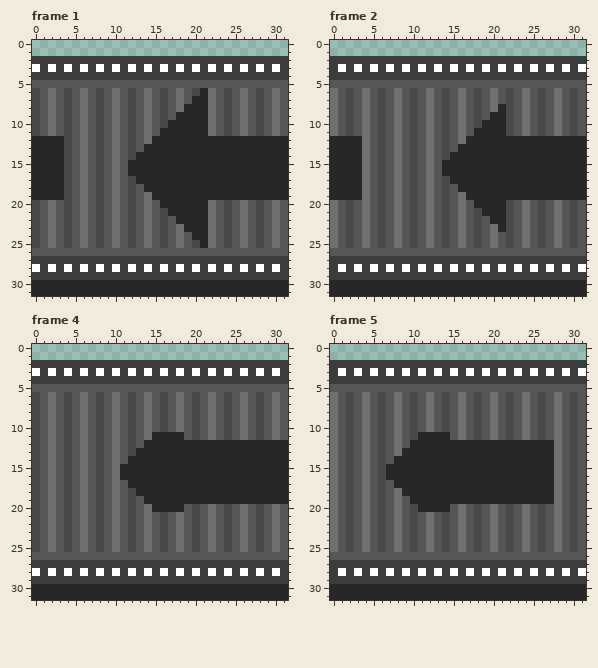
Pixel-art file: Assets/Sprites/Conveyors/left conv.aseprite. This is how it looked before the edit.
32x32 pixels, 10 frames. Shown: frame 1, frame 2, frame 4, frame 5. The commit also changed other frames, which this record leaves out.
New version:
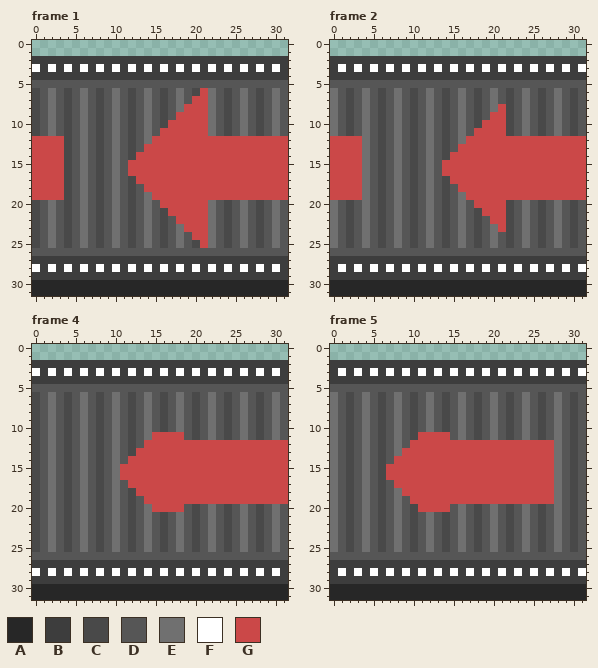
Palette (. is transparent): A #272727  B #3d3d3d  C #494949  D #565656  E #707070  F #ffffff  G #cb4848
From old to new:
Frame 1, layer "Layer 7":
y 6: x 21 A -> G
y 7: x 20..21 AA -> GG
y 8: x 19..21 AAA -> GGG
y 9: x 18..21 AAAA -> GGGG
y 10: x 17..21 AAAAA -> GGGGG
y 11: x 16..21 AAAAAA -> GGGGGG
y 12: x 0..3 AAAA -> GGGG; x 15..31 AAAAAAAAAAAAAAAAA -> GGGGGGGGGGGGGGGGG
y 13: x 0..3 AAAA -> GGGG; x 14..31 AAAAAAAAAAAAAAAAAA -> GGGGGGGGGGGGGGGGGG
y 14: x 0..3 AAAA -> GGGG; x 13..31 AAAAAAAAAAAAAAAAAAA -> GGGGGGGGGGGGGGGGGGG
y 15..16: x 0..3 AAAA -> GGGG; x 12..31 AAAAAAAAAAAAAAAAAAAA -> GGGGGGGGGGGGGGGGGGGG
y 17: x 0..3 AAAA -> GGGG; x 13..31 AAAAAAAAAAAAAAAAAAA -> GGGGGGGGGGGGGGGGGGG
y 18: x 0..3 AAAA -> GGGG; x 14..31 AAAAAAAAAAAAAAAAAA -> GGGGGGGGGGGGGGGGGG
y 19: x 0..3 AAAA -> GGGG; x 15..31 AAAAAAAAAAAAAAAAA -> GGGGGGGGGGGGGGGGG
y 20: x 16..21 AAAAAA -> GGGGGG
y 21: x 17..21 AAAAA -> GGGGG
y 22: x 18..21 AAAA -> GGGG
y 23: x 19..21 AAA -> GGG
y 24: x 20..21 AA -> GG
y 25: x 21 A -> G
Frame 2, layer "Layer 7":
y 8: x 21 A -> G
y 9: x 20..21 AA -> GG
y 10: x 19..21 AAA -> GGG
y 11: x 18..21 AAAA -> GGGG
y 12: x 0..3 AAAA -> GGGG; x 17..31 AAAAAAAAAAAAAAA -> GGGGGGGGGGGGGGG
y 13: x 0..3 AAAA -> GGGG; x 16..31 AAAAAAAAAAAAAAAA -> GGGGGGGGGGGGGGGG
y 14: x 0..3 AAAA -> GGGG; x 15..31 AAAAAAAAAAAAAAAAA -> GGGGGGGGGGGGGGGGG
y 15..16: x 0..3 AAAA -> GGGG; x 14..31 AAAAAAAAAAAAAAAAAA -> GGGGGGGGGGGGGGGGGG
y 17: x 0..3 AAAA -> GGGG; x 15..31 AAAAAAAAAAAAAAAAA -> GGGGGGGGGGGGGGGGG
y 18: x 0..3 AAAA -> GGGG; x 16..31 AAAAAAAAAAAAAAAA -> GGGGGGGGGGGGGGGG
y 19: x 0..3 AAAA -> GGGG; x 17..31 AAAAAAAAAAAAAAA -> GGGGGGGGGGGGGGG
y 20: x 18..21 AAAA -> GGGG
y 21: x 19..21 AAA -> GGG
y 22: x 20..21 AA -> GG
y 23: x 21 A -> G
Frame 4, layer "Layer 7":
y 11: x 15..18 AAAA -> GGGG
y 12: x 14..31 AAAAAAAAAAAAAAAAAA -> GGGGGGGGGGGGGGGGGG
y 13: x 13..31 AAAAAAAAAAAAAAAAAAA -> GGGGGGGGGGGGGGGGGGG
y 14: x 12..31 AAAAAAAAAAAAAAAAAAAA -> GGGGGGGGGGGGGGGGGGGG
y 15..16: x 11..31 AAAAAAAAAAAAAAAAAAAAA -> GGGGGGGGGGGGGGGGGGGGG
y 17: x 12..31 AAAAAAAAAAAAAAAAAAAA -> GGGGGGGGGGGGGGGGGGGG
y 18: x 13..31 AAAAAAAAAAAAAAAAAAA -> GGGGGGGGGGGGGGGGGGG
y 19: x 14..31 AAAAAAAAAAAAAAAAAA -> GGGGGGGGGGGGGGGGGG
y 20: x 15..18 AAAA -> GGGG
Frame 5, layer "Layer 7":
y 11: x 11..14 AAAA -> GGGG
y 12: x 10..27 AAAAAAAAAAAAAAAAAA -> GGGGGGGGGGGGGGGGGG
y 13: x 9..27 AAAAAAAAAAAAAAAAAAA -> GGGGGGGGGGGGGGGGGGG
y 14: x 8..27 AAAAAAAAAAAAAAAAAAAA -> GGGGGGGGGGGGGGGGGGGG
y 15..16: x 7..27 AAAAAAAAAAAAAAAAAAAAA -> GGGGGGGGGGGGGGGGGGGGG
y 17: x 8..27 AAAAAAAAAAAAAAAAAAAA -> GGGGGGGGGGGGGGGGGGGG
y 18: x 9..27 AAAAAAAAAAAAAAAAAAA -> GGGGGGGGGGGGGGGGGGG
y 19: x 10..27 AAAAAAAAAAAAAAAAAA -> GGGGGGGGGGGGGGGGGG
y 20: x 11..14 AAAA -> GGGG
Where, in picture pixels (left, top, right, bottom), the same in both pictures:
changed: (128, 88, 288, 248)
changed: (32, 136, 64, 200)
changed: (442, 104, 586, 232)
changed: (330, 136, 362, 200)
changed: (120, 432, 288, 512)
changed: (386, 432, 554, 512)
